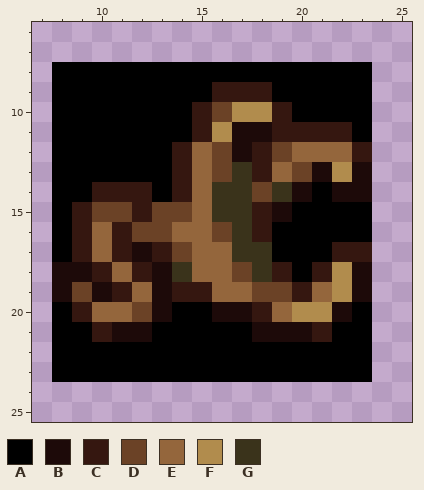
Pixel-art sprite: src/main/resources/assets/unofficial-monumenta-mod/textures/abilities/earthbound/iron_grip.png. The picture above was drawn from the file before the commit.
The file is 32x32 pixels. Shown: x 7..25, y 6..25.
Palette (. is transparent): A #000000  B #1d0a09  C #351710  D #6b4226  E #94663c  F #b18c4d  G #3a331b
Pixels before, first column x 8:
 8 AAAAAAAAAAAAAAAA
 9 AAAAAAAACCCAAAAA
10 AAAAAAACDFFCAAAA
11 AAAAAAACFBBCCCCA
12 AAAAAACEDBCDEEEC
13 AAAAAACEDGCEDBFB
14 AACCCACEGGDGBABB
15 ACDDCDDEGGCBAAAA
16 ACECDDEEDGCAAAAA
17 ACECBCDEEGGAAACC
18 BBCECBGEEDGCACFB
19 BDBCEBCCEEDDCEFB
20 ACEEDBAABBCEFFBA
21 AACBBAAAAABBBCAA
22 AAAAAAAAAAAAAAAA
23 AAAAAAAAAAAAAAAA
After:
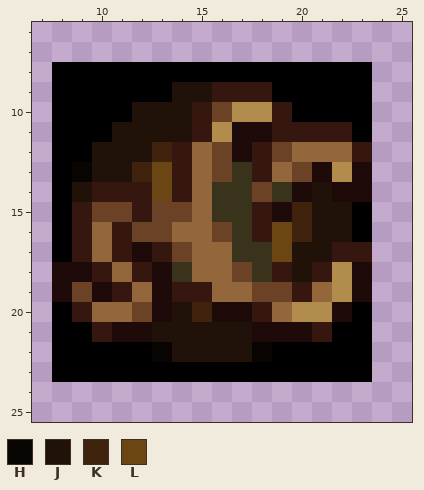
Colours new in this view: H #090502  J #211209  K #40230d  L #6b4513
From old to new:
y 9: x 14..15 AA -> JJ
y 10: x 12..14 AAA -> JJJ
y 11: x 11..14 AAAA -> JJJJ
y 12: x 10..13 AAAA -> JJJK
y 13: x 9..13 AAAAA -> HJJKL
y 14: x 9 A -> J; x 13 A -> L; x 21 A -> J
y 15: x 20..22 AAA -> KJJ
y 16: x 19..22 AAAA -> LKJJ
y 17: x 19..21 AAA -> LJJ
y 18: x 20 A -> J
y 20: x 14..15 AA -> JK
y 21: x 13..17 AAAAA -> JJJJJ
y 22: x 13..18 AAAAAA -> HJJJJH
Where, in picture pixels (left, top, right, bottom), the same in both pictures:
changed: (72, 82, 352, 362)
